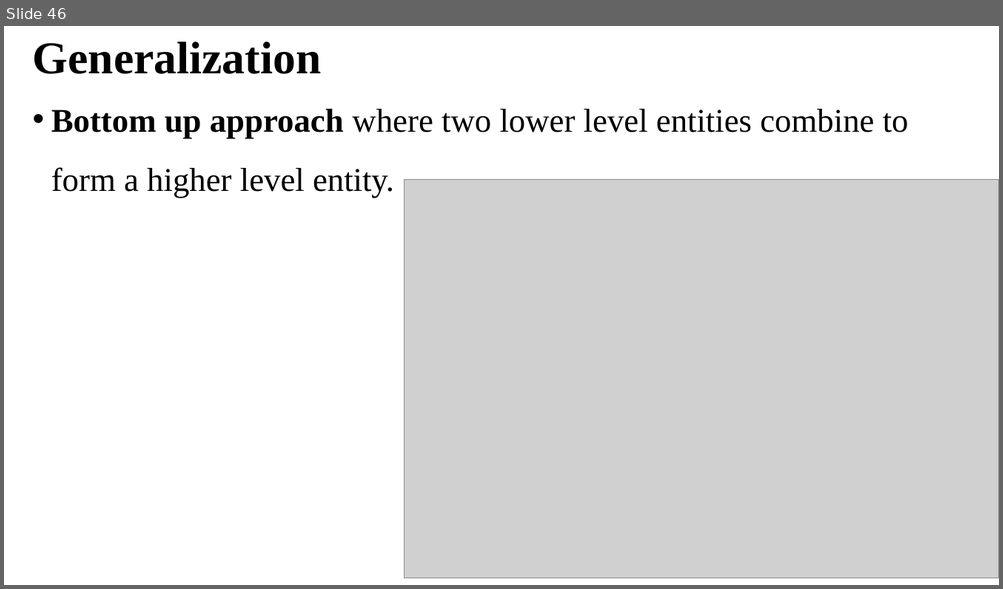
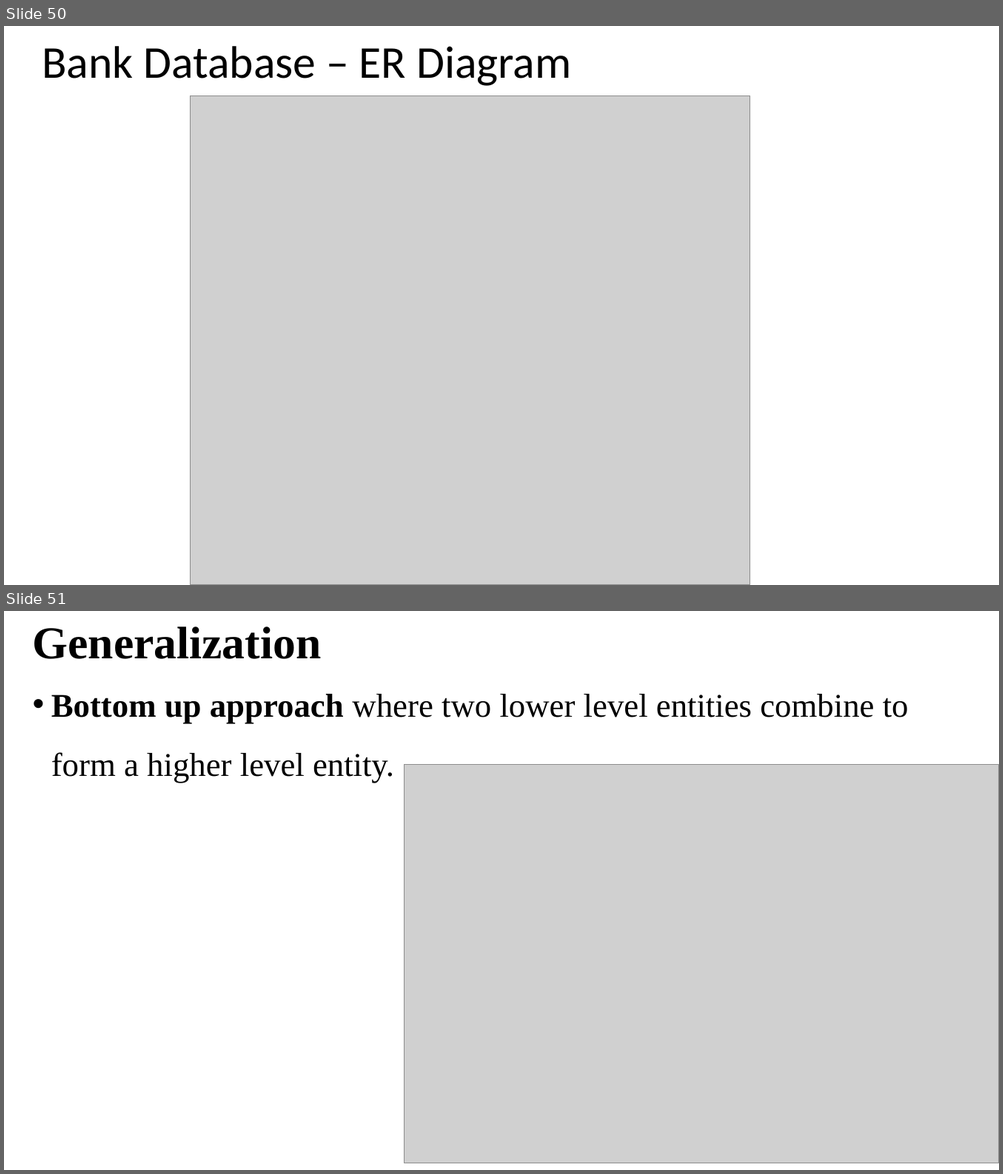
Before and after one commit to TahirAcharya/dbms, a slide deck: Module 1/module 1 chapter 3.pptx. Shown one above the other, each under a label of ours: slide 46 before the commit, slides 50 and 51 after it. The pictures are 1003x589 and 1003x1174 pixels, drawn with LibreOffice and Linux fonts; fonts in the diff are those of the drawing; grey boxes stand for pictures. Boxes give left, top, right and bottom in pixels: in the first picture for what was removed or moved away, otherwise in the second. Text is boxed around its words. In the diff, an @@ line names an element or a change of style, - is before the commit and + after.

```diff
--- a/Module 1/module 1 chapter 3.pptx
+++ b/Module 1/module 1 chapter 3.pptx
@@ slide 50 added at box(4, 26, 999, 585), background #FFFFFF @@
@@ title added at box(42, 46, 571, 86), 44 pt, text #000000 @@
+Bank Database – ER Diagram
@@ picture added at box(190, 96, 750, 585) @@
@@ what was slide 46 is now slide 51 @@
```
Also in this commit, not shown: 4 other slides added, 3 other files.
